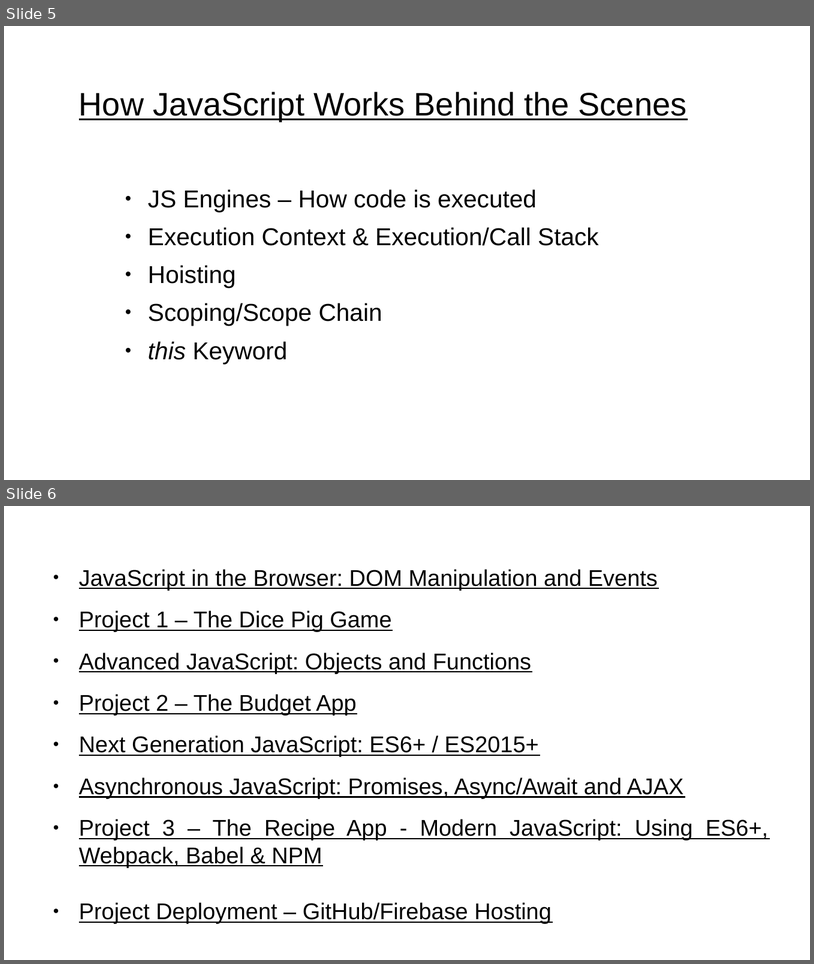
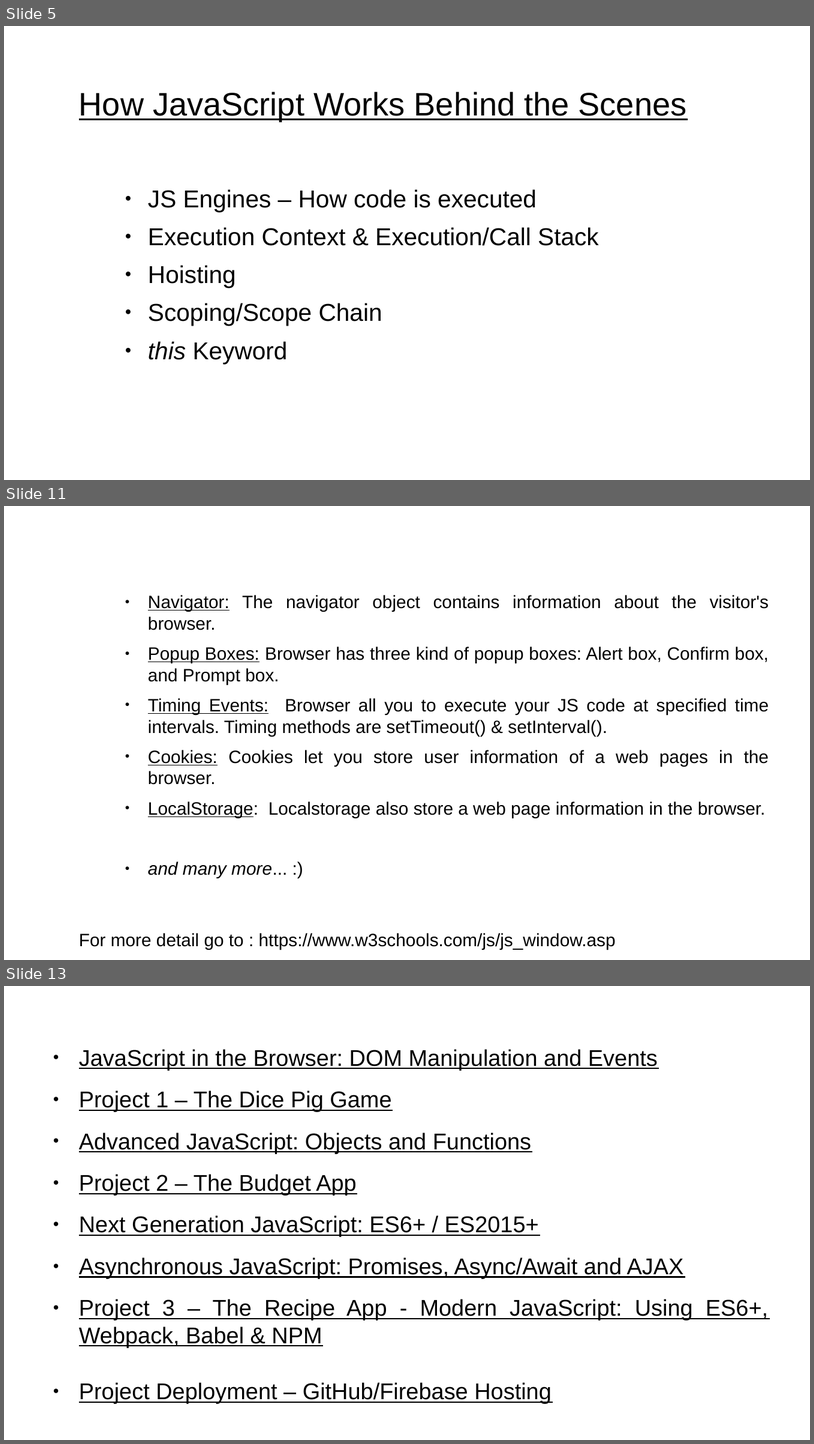
Before and after one commit to rajeshchauhan23102008/documents, a slide deck: src/courses/javascript/Javascript - No Theme.odp. Shown one above the other, each under a label of ours: slides 5 and 6 before the commit, slides 5, 11 and 13 after it; the slides between them are not shown. The pictures are 814x964 and 814x1444 pixels, drawn with LibreOffice and Linux fonts; fonts in the diff are those of the drawing. Boxes give left, top, right and bottom in pixels: in the first picture for what was removed or moved away, otherwise in the second. Text is boxed around its words. In the diff, an @@ line names an element or a change of style, - is before the commit and + after.

```diff
--- a/src/courses/javascript/Javascript - No Theme.odp
+++ b/src/courses/javascript/Javascript - No Theme.odp
@@ slide 11 added at bbox=[4, 506, 810, 960], background #FFFFFF @@
@@ text added at bbox=[79, 595, 769, 949], 17.6 pt, text #000000 @@
+    ● Navigator: The navigator object contains information about the visitor's browser.
+    ● Popup Boxes: Browser has three kind of popup boxes: Alert box, Confirm box, and Prompt box.
+    ● Timing Events: Browser all you to execute your JS code at specified time intervals. Timing methods are setTimeout() & setInterval().
+    ● Cookies: Cookies let you store user information of a web pages in the browser.
+    ● LocalStorage: Localstorage also store a web page information in the browser.
+    ● and many more... :)
+For more detail go to : https://www.w3schools.com/js/js_window.asp
@@ what was slide 6 is now slide 13 @@
```
Also in this commit, not shown: 6 other slides added, 4 other files.
